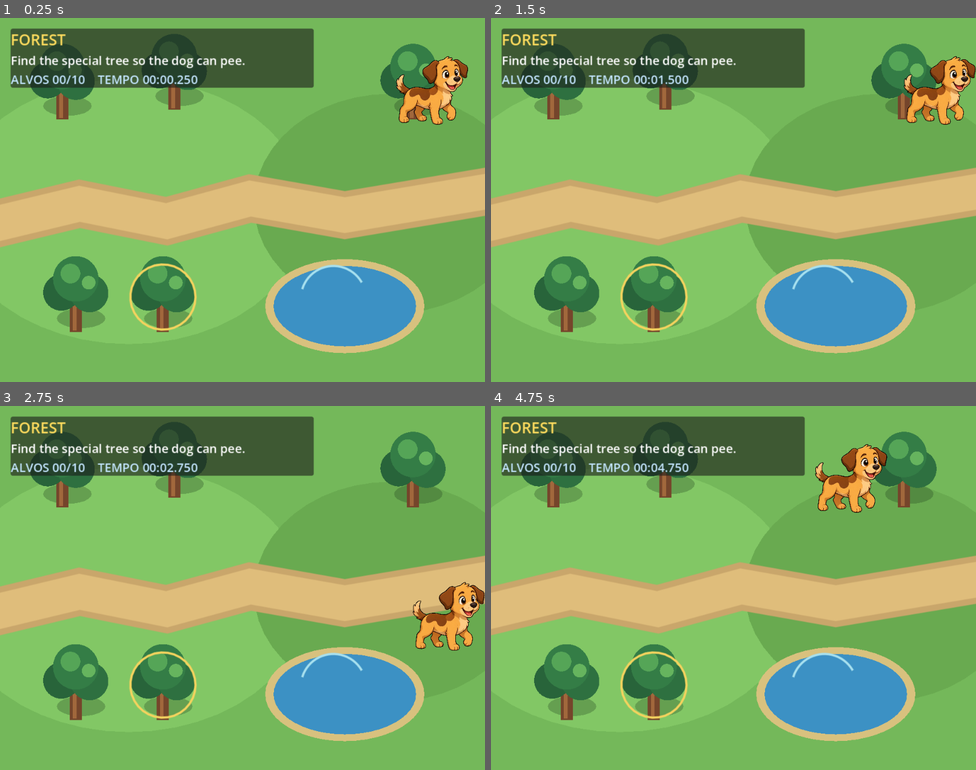
Above: before the commit, frames 1-4 (two rows, left to right).
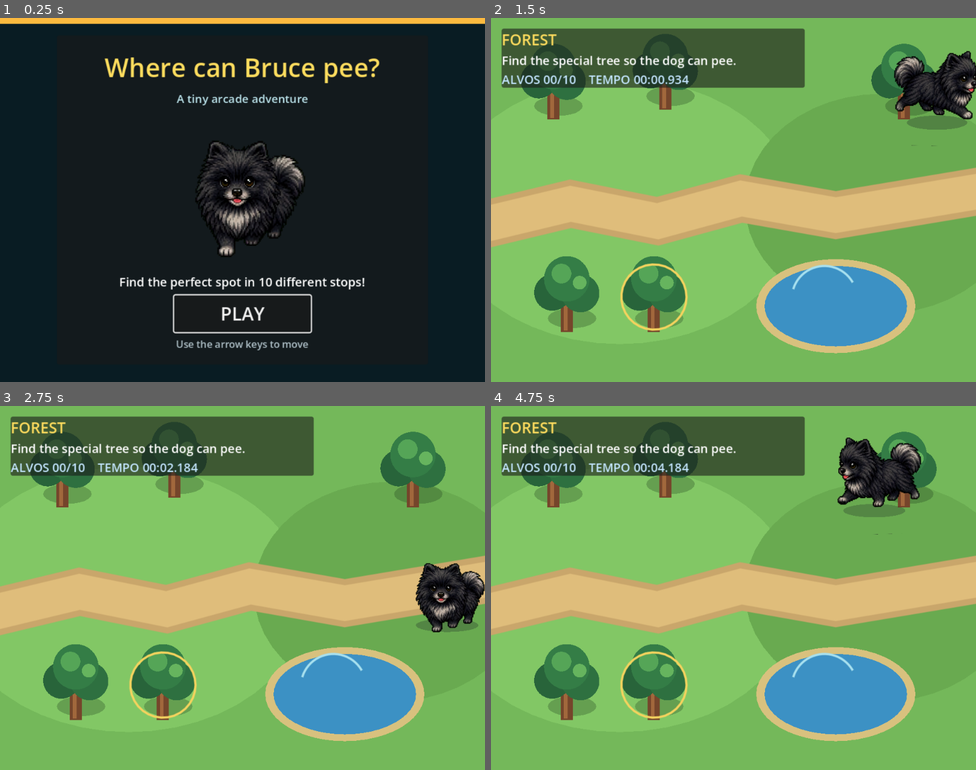
Above: after the commit, the same moments.

Repository: blnunes/myfirstgame
Game: Godot game, scene res://MainScene.tscn
Two runs of this game, one before a commit and one after it. Both use one fixed random seed, a clock stepped at 60 frames per second and the inputs below.
Inputs (mouse positions are in pixels of both pictures, inside the frame that each line leads up to):
- Up to frame 1 (0.25 s): no input
- Up to frame 2 (1.5 s): click (733, 312) at 0.5 s, where only the run after the commit has a clickable "PLAY"; hold Right (ui_right) from 1.28 s (still down)
- Up to frame 3 (2.75 s): release Right (ui_right) at 2.03 s; hold Down (ui_down) from 2.03 s (still down)
- Up to frame 4 (4.75 s): release Down (ui_down) at 2.78 s; hold Right (ui_right) 2.78-3.53 s; hold Up (ui_up) 3.53-4.28 s; hold Left (ui_left) from 4.28 s (still down)

The runs differ from the first frame. In frame 1, 100% of the frame differs, in the area x 0-100%, y 0-100%; in frame 2, 2.8%; in frame 3, 2.7%; in frame 4, 3.3%.

Commit message:
Implementing bruce dog walking

Diff:
--- a/MainScene.tscn
+++ b/MainScene.tscn
@@ -1,10 +1,17 @@
-[gd_scene load_steps=5 format=3]
+[gd_scene load_steps=9 format=3]
 [ext_resource type="Script" path="res://scripts/main_scene.gd" id="1_main"]
 [ext_resource type="Script" path="res://scripts/player.gd" id="1_player"]
 [ext_resource type="Script" path="res://scripts/player_accessories.gd" id="3_accessories"]
+[ext_resource type="Script" path="res://scripts/player_visual_controller.gd" id="4_visual_controller"]
+[ext_resource type="Script" path="res://scripts/player_shadow.gd" id="5_shadow"]
+[ext_resource type="Texture2D" path="res://assets/characters/dog/spritesheets/dog_walk_v2.png" id="6_bruce_sheet"]
 
 [sub_resource type="RectangleShape2D" id="RectangleShape2D_player"]
 size = Vector2(100, 100)
+
+[sub_resource type="AtlasTexture" id="AtlasTexture_bruce_cover"]
+atlas = ExtResource("6_bruce_sheet")
+region = Rect2(0, 0, 313, 313)
 
 [node name="MainScene" type="Node2D"]
 script = ExtResource("1_main")
@@ -13,16 +20,24 @@
 position = Vector2(320, 260)
 script = ExtResource("1_player")
 
-[node name="DogSprite" type="Sprite2D" parent="Player"]
-z_index = 10
-position = Vector2(0, -2)
-scale = Vector2(0.1, 0.1)
-
 [node name="CollisionShape2D" type="CollisionShape2D" parent="Player"]
 shape = SubResource("RectangleShape2D_player")
 
-[node name="Accessories" type="Node2D" parent="Player"]
-z_index = 11
+[node name="Shadow" type="Node2D" parent="Player"]
+z_index = 9
+position = Vector2(0, 38)
+script = ExtResource("5_shadow")
+
+[node name="VisualRoot" type="Node2D" parent="Player"]
+z_index = 10
+script = ExtResource("4_visual_controller")
+
+[node name="DogSprite" type="AnimatedSprite2D" parent="Player/VisualRoot"]
+position = Vector2(0, -2)
+scale = Vector2(0.4, 0.4)
+
+[node name="Accessories" type="Node2D" parent="Player/VisualRoot"]
+z_index = 1
 script = ExtResource("3_accessories")
 
 [node name="Interface" type="CanvasLayer" parent="."]
@@ -135,4 +150,89 @@
 
 [node name="RestartButton" type="Button" parent="Interface/EndGameOverlay/ResultsPanel/ResultsContent"]
 layout_mode = 2
-text = "JOGAR NOVAMENTE"
+text = "VOLTAR AO INICIO"
+
+[node name="StartOverlay" type="ColorRect" parent="Interface"]
+anchors_preset = 15
+anchor_right = 1.0
+anchor_bottom = 1.0
+grow_horizontal = 2
+grow_vertical = 2
+color = Color(0.0352941, 0.109804, 0.137255, 1)
+
+[node name="AccentTop" type="ColorRect" parent="Interface/StartOverlay"]
+layout_mode = 0
+anchor_right = 1.0
+offset_bottom = 8.0
+grow_horizontal = 2
+color = Color(0.988235, 0.729412, 0.247059, 1)
+
+[node name="StartPanel" type="PanelContainer" parent="Interface/StartOverlay"]
+layout_mode = 1
+anchors_preset = 8
+anchor_left = 0.5
+anchor_top = 0.5
+anchor_right = 0.5
+anchor_bottom = 0.5
+offset_left = -245.0
+offset_top = -215.0
+offset_right = 245.0
+offset_bottom = 215.0
+grow_horizontal = 2
+grow_vertical = 2
+
+[node name="StartMargin" type="MarginContainer" parent="Interface/StartOverlay/StartPanel"]
+layout_mode = 2
+theme_override_constants/margin_left = 24
+theme_override_constants/margin_top = 18
+theme_override_constants/margin_right = 24
+theme_override_constants/margin_bottom = 18
+
+[node name="StartContent" type="VBoxContainer" parent="Interface/StartOverlay/StartPanel/StartMargin"]
+layout_mode = 2
+theme_override_constants/separation = 7
+alignment = 1
+
+[node name="TitleLabel" type="Label" parent="Interface/StartOverlay/StartPanel/StartMargin/StartContent"]
+layout_mode = 2
+theme_override_colors/font_color = Color(1, 0.866667, 0.368627, 1)
+theme_override_font_sizes/font_size = 34
+text = "Where can Bruce pee?"
+horizontal_alignment = 1
+
+[node name="SubtitleLabel" type="Label" parent="Interface/StartOverlay/StartPanel/StartMargin/StartContent"]
+layout_mode = 2
+theme_override_colors/font_color = Color(0.741176, 0.898039, 0.929412, 1)
+theme_override_font_sizes/font_size = 15
+text = "A tiny arcade adventure"
+horizontal_alignment = 1
+
+[node name="BruceFrame" type="CenterContainer" parent="Interface/StartOverlay/StartPanel/StartMargin/StartContent"]
+custom_minimum_size = Vector2(0, 205)
+layout_mode = 2
+
+[node name="BruceImage" type="TextureRect" parent="Interface/StartOverlay/StartPanel/StartMargin/StartContent/BruceFrame"]
+custom_minimum_size = Vector2(205, 205)
+layout_mode = 2
+texture = SubResource("AtlasTexture_bruce_cover")
+expand_mode = 1
+stretch_mode = 5
+
+[node name="TaglineLabel" type="Label" parent="Interface/StartOverlay/StartPanel/StartMargin/StartContent"]
+layout_mode = 2
+text = "Find the perfect spot in 10 different stops!"
+horizontal_alignment = 1
+
+[node name="PlayButton" type="Button" parent="Interface/StartOverlay/StartPanel/StartMargin/StartContent"]
+custom_minimum_size = Vector2(180, 48)
+layout_mode = 2
+size_flags_horizontal = 4
+theme_override_font_sizes/font_size = 24
+text = "PLAY"
+
+[node name="ControlsLabel" type="Label" parent="Interface/StartOverlay/StartPanel/StartMargin/StartContent"]
+layout_mode = 2
+theme_override_colors/font_color = Color(0.690196, 0.756863, 0.788235, 1)
+theme_override_font_sizes/font_size = 13
+text = "Use the arrow keys to move"
+horizontal_alignment = 1
--- a/scripts/main_scene.gd
+++ b/scripts/main_scene.gd
@@ -13,6 +13,7 @@
 @onready var scenario_label: Label = $Interface/MarginContainer/PanelContainer/Content/ScenarioLabel
 @onready var instruction_label: Label = $Interface/MarginContainer/PanelContainer/Content/InstructionLabel
 @onready var stats_label: Label = $Interface/MarginContainer/PanelContainer/Content/StatsLabel
+@onready var hud: MarginContainer = $Interface/MarginContainer
 @onready var end_game_overlay: ColorRect = $Interface/EndGameOverlay
 @onready var final_time_label: Label = $Interface/EndGameOverlay/ResultsPanel/ResultsContent/FinalTimeLabel
 @onready var qualification_label: Label = $Interface/EndGameOverlay/ResultsPanel/ResultsContent/QualificationLabel
@@ -22,6 +23,8 @@
 @onready var validation_label: Label = $Interface/EndGameOverlay/ResultsPanel/ResultsContent/ValidationLabel
 @onready var leaderboard_label: Label = $Interface/EndGameOverlay/ResultsPanel/ResultsContent/LeaderboardLabel
 @onready var restart_button: Button = $Interface/EndGameOverlay/ResultsPanel/ResultsContent/RestartButton
+@onready var start_overlay: ColorRect = $Interface/StartOverlay
+@onready var play_button: Button = $Interface/StartOverlay/StartPanel/StartMargin/StartContent/PlayButton
 
 var current_scenario: BaseScenario
 var current_scenario_index := 0
@@ -43,8 +46,9 @@
     initials_input.text_changed.connect(_on_initials_text_changed)
     initials_input.text_submitted.connect(_on_initials_text_submitted)
     submit_score_button.pressed.connect(_submit_score)
-    restart_button.pressed.connect(_start_new_game)
-    _start_new_game()
+    restart_button.pressed.connect(_show_start_screen)
+    play_button.pressed.connect(_start_new_game)
+    _show_start_screen()
 
 
 func _process(_delta: float) -> void:
@@ -58,13 +62,29 @@
     game_running = true
     is_changing_scenario = false
     scenario_bag.clear()
+    start_overlay.hide()
     end_game_overlay.hide()
+    hud.show()
+    player.show()
     initials_input.release_focus()
     initials_input.text = ""
     player.set_movement_enabled(true)
     _load_scenario(0)
     session_start_msec = Time.get_ticks_msec()
     _update_stats_label()
+
+
+func _show_start_screen() -> void:
+    game_running = false
+    is_changing_scenario = false
+    player.set_movement_enabled(false)
+    player.set_space_helmet_visible(false)
+    player.hide()
+    hud.hide()
+    end_game_overlay.hide()
+    initials_input.release_focus()
+    start_overlay.show()
+    play_button.grab_focus()
 
 
 func _load_scenario(scenario_index: int) -> void:
@@ -163,6 +183,8 @@
     initials_row.hide()
     restart_button.show()
     _update_leaderboard_label()
+    await get_tree().create_timer(0.9).timeout
+    _show_start_screen()
 
 
 func _sanitize_initials(value: String) -> String:
--- a/scripts/player.gd
+++ b/scripts/player.gd
@@ -1,46 +1,59 @@
 extends CharacterBody2D
 
+const WALK_SHEET_PATH := "res://assets/characters/dog/spritesheets/dog_walk_v2.png"
+const FALLBACK_DOG_PATH := "res://assets/characters/dog.png"
+const WALK_ANIMATION_ROWS := {
+    "walk_down": 0,
+    "walk_side": 2,
+    "walk_up": 3,
+}
+const WALK_FRAME_COLUMNS := 4
+const WALK_FRAME_ROWS := 4
+
 @export var speed: float = 260.0
+@export var acceleration: float = 1450.0
+@export var deceleration: float = 1850.0
 @export var movement_bounds := Rect2(0.0, 0.0, 640.0, 480.0)
 
 @onready var collision_shape: CollisionShape2D = $CollisionShape2D
-@onready var dog_sprite: Sprite2D = $DogSprite
-@onready var accessories: PlayerAccessories = $Accessories
+@onready var dog_sprite: AnimatedSprite2D = $VisualRoot/DogSprite
+@onready var accessories: PlayerAccessories = $VisualRoot/Accessories
+@onready var visual_controller: PlayerVisualController = $VisualRoot
 
 var movement_enabled := true
 
 
 func _ready() -> void:
     add_to_group("player")
-    var dog_image := Image.load_from_file("res://assets/characters/dog.png")
-    if dog_image.is_empty():
-        push_error("Nao foi possivel carregar a imagem do cao.")
-        return
-
-    dog_sprite.texture = ImageTexture.create_from_image(dog_image)
+    _load_dog_animations()
 
 
-func _physics_process(_delta: float) -> void:
+func _physics_process(delta: float) -> void:
     if not movement_enabled:
         velocity = Vector2.ZERO
+        visual_controller.set_motion(velocity, speed)
         return
 
     var input_vector = Vector2.ZERO
     input_vector.x = Input.get_action_strength("ui_right") - Input.get_action_strength("ui_left")
     input_vector.y = Input.get_action_strength("ui_down") - Input.get_action_strength("ui_up")
 
+    var target_velocity := Vector2.ZERO
     if input_vector != Vector2.ZERO:
-        input_vector = input_vector.normalized() * speed
+        target_velocity = input_vector.normalized() * speed
 
-    velocity = input_vector
+    var velocity_change_rate := acceleration if target_velocity != Vector2.ZERO else deceleration
+    velocity = velocity.move_toward(target_velocity, velocity_change_rate * delta)
     move_and_slide()
     _keep_inside_movement_bounds()
+    visual_controller.set_motion(velocity, speed)
 
 
 func set_movement_enabled(is_enabled: bool) -> void:
     movement_enabled = is_enabled
     if not movement_enabled:
         velocity = Vector2.ZERO
+        visual_controller.set_motion(velocity, speed)
 
 
 func set_space_helmet_visible(is_visible: bool) -> void:
@@ -49,6 +62,60 @@
 
 func play_pee_effect(target_position: Vector2) -> void:
     accessories.play_pee_effect(target_position)
+
+
+func _load_dog_animations() -> void:
+    var sheet_texture := load(WALK_SHEET_PATH) as Texture2D
+    if sheet_texture == null:
+        push_warning("Sprite sheet do cao indisponivel; usando imagem estatica.")
+        _load_static_fallback()
+        return
+
+    if sheet_texture.get_width() % WALK_FRAME_COLUMNS != 0 or sheet_texture.get_height() % WALK_FRAME_ROWS != 0:
+        push_error("Sprite sheet do cao precisa ter uma grade 4 x 4 exata.")
+        _load_static_fallback()
+        return
+
+    var frame_size := Vector2i(
+        sheet_texture.get_width() / WALK_FRAME_COLUMNS,
+        sheet_texture.get_height() / WALK_FRAME_ROWS
+    )
+    var sprite_frames := SpriteFrames.new()
+    sprite_frames.remove_animation("default")
+
+    for animation_name: String in WALK_ANIMATION_ROWS:
+        sprite_frames.add_animation(animation_name)
+        sprite_frames.set_animation_loop(animation_name, true)
+        sprite_frames.set_animation_speed(animation_name, 8.0)
+
+        var row: int = WALK_ANIMATION_ROWS[animation_name]
+        for frame_index in WALK_FRAME_COLUMNS:
+            var atlas_frame := AtlasTexture.new()
+            atlas_frame.atlas = sheet_texture
+            atlas_frame.region = Rect2i(
+                frame_index * frame_size.x,
+                row * frame_size.y,
+                frame_size.x,
+                frame_size.y
+            )
+            sprite_frames.add_frame(animation_name, atlas_frame)
+
+    dog_sprite.sprite_frames = sprite_frames
+    dog_sprite.animation = "walk_down"
+    dog_sprite.frame = 0
+
+
+func _load_static_fallback() -> void:
+    var dog_image := Image.load_from_file(FALLBACK_DOG_PATH)
+    if dog_image.is_empty():
+        push_error("Nao foi possivel carregar nenhuma imagem do cao.")
+        return
+
+    var sprite_frames := SpriteFrames.new()
+    sprite_frames.add_frame("default", ImageTexture.create_from_image(dog_image))
+    dog_sprite.sprite_frames = sprite_frames
+    dog_sprite.animation = "default"
+    dog_sprite.scale = Vector2(0.1, 0.1)
 
 
 func _keep_inside_movement_bounds() -> void:
--- a/scripts/player_accessories.gd
+++ b/scripts/player_accessories.gd
@@ -5,6 +5,7 @@
 const HELMET_RADIUS := 40.0
 
 var helmet_visible := false
+var helmet_center := HELMET_CENTER
 var pee_target := Vector2.ZERO
 var pee_effect_time := 0.0
 
@@ -21,6 +22,15 @@
     queue_redraw()
 
 
+func set_visual_direction(direction: String) -> void:
+    match direction:
+        "side":
+            helmet_center = HELMET_CENTER
+        "up", "down":
+            helmet_center = Vector2(0.0, -28.0)
+    queue_redraw()
+
+
 func play_pee_effect(global_target: Vector2) -> void:
     pee_target = to_local(global_target)
     pee_effect_time = 0.6
@@ -29,11 +39,11 @@
 
 func _draw() -> void:
     if helmet_visible:
-        draw_circle(HELMET_CENTER, HELMET_RADIUS, Color(0.55, 0.88, 1.0, 0.16))
-        draw_arc(HELMET_CENTER, HELMET_RADIUS, 0.0, TAU, 48, Color("a7e8ff"), 3.0, true)
-        draw_arc(HELMET_CENTER, 33.0, 3.55, 5.05, 18, Color(0.9, 0.98, 1.0, 0.8), 2.0, true)
-        draw_rect(Rect2(-12, 7, 62, 6), Color("d8e7ed"))
-        draw_rect(Rect2(-8, 13, 54, 4), Color("7189a3"))
+        draw_circle(helmet_center, HELMET_RADIUS, Color(0.55, 0.88, 1.0, 0.16))
+        draw_arc(helmet_center, HELMET_RADIUS, 0.0, TAU, 48, Color("a7e8ff"), 3.0, true)
+        draw_arc(helmet_center, 33.0, 3.55, 5.05, 18, Color(0.9, 0.98, 1.0, 0.8), 2.0, true)
+        draw_rect(Rect2(helmet_center + Vector2(-31, 35), Vector2(62, 6)), Color("d8e7ed"))
+        draw_rect(Rect2(helmet_center + Vector2(-27, 41), Vector2(54, 4)), Color("7189a3"))
 
     if pee_effect_time > 0.0:
         var direction := pee_target.normalized()
--- /dev/null
+++ b/scripts/player_shadow.gd
@@ -0,0 +1,12 @@
+extends Node2D
+
+const SHADOW_RADII := Vector2(37.0, 11.0)
+const POINT_COUNT := 32
+
+
+func _draw() -> void:
+    var points := PackedVector2Array()
+    for index in POINT_COUNT:
+        var angle := TAU * float(index) / float(POINT_COUNT)
+        points.append(Vector2(cos(angle) * SHADOW_RADII.x, sin(angle) * SHADOW_RADII.y))
+    draw_colored_polygon(points, Color(0.08, 0.1, 0.13, 0.3))
--- /dev/null
+++ b/scripts/player_visual_controller.gd
@@ -0,0 +1,114 @@
+class_name PlayerVisualController
+extends Node2D
+
+@export var maximum_speed := 260.0
+@export var idle_bob_height := 0.9
+@export var walk_bob_height := 1.8
+@export var maximum_tilt := 0.035
+@export var maximum_squash := 0.02
+@export var visual_response := 12.0
+@export var down_sprite_scale := 0.4
+@export var side_sprite_scale := 0.47
+@export var up_sprite_scale := 0.4
+
+@onready var dog_sprite: AnimatedSprite2D = $DogSprite
+@onready var accessories: PlayerAccessories = $Accessories
+@onready var shadow: Node2D = $"../Shadow"
+
+var motion_velocity := Vector2.ZERO
+var animation_phase := 0.0
+var facing_direction := 1.0
+var current_direction := "down"
+var target_sprite_scale := 0.4
+var accessories_base_scale := Vector2.ONE
+
+
+func _ready() -> void:
+    accessories_base_scale = accessories.scale
+
+
+func set_motion(new_velocity: Vector2, new_maximum_speed: float) -> void:
+    motion_velocity = new_velocity
+    maximum_speed = maxf(new_maximum_speed, 1.0)
+
+
+func _process(delta: float) -> void:
+    var movement_strength := clampf(motion_velocity.length() / maximum_speed, 0.0, 1.0)
+    var cadence := lerpf(2.2, 10.5, movement_strength)
+    animation_phase = fmod(animation_phase + delta * cadence, TAU)
+
+    _update_directional_animation(movement_strength)
+    _animate_body(delta, movement_strength)
+    _animate_shadow(delta, movement_strength)
+
+
+func _update_directional_animation(movement_strength: float) -> void:
+    if movement_strength < 0.03:
+        if dog_sprite.is_playing():
+            dog_sprite.pause()
+            dog_sprite.set_frame_and_progress(0, 0.0)
+        return
+
+    if absf(motion_velocity.x) > absf(motion_velocity.y):
+        current_direction = "side"
+        facing_direction = signf(motion_velocity.x)
+        target_sprite_scale = side_sprite_scale
+    elif motion_velocity.y < 0.0:
+        current_direction = "up"
+        facing_direction = 1.0
+        target_sprite_scale = up_sprite_scale
+    else:
+        current_direction = "down"
+        facing_direction = 1.0
+        target_sprite_scale = down_sprite_scale
+
+    var animation_name := "walk_%s" % current_direction
+    if dog_sprite.sprite_frames.has_animation(animation_name):
+        if dog_sprite.animation != animation_name:
+            dog_sprite.play(animation_name)
+        elif not dog_sprite.is_playing():
+            dog_sprite.play()
+        dog_sprite.speed_scale = lerpf(0.72, 1.18, movement_strength)
+
+    dog_sprite.flip_h = current_direction == "side" and facing_direction < 0.0
+    accessories.scale.x = accessories_base_scale.x * facing_direction
+    accessories.set_visual_direction(current_direction)
+
+
+func _animate_body(delta: float, movement_strength: float) -> void:
+    var smoothing := 1.0 - exp(-visual_response * delta)
+    var bob_height := lerpf(idle_bob_height, walk_bob_height, movement_strength)
+    var body_bob := sin(animation_phase) * bob_height
+    var foot_impact := (sin(animation_phase * 2.0) + 1.0) * 0.5 * movement_strength
+    var idle_breath := sin(animation_phase) * 0.012 * (1.0 - movement_strength)
+
+    var target_position := Vector2(0.0, body_bob)
+    var target_rotation := clampf(
+        motion_velocity.x / maximum_speed,
+        -1.0,
+        1.0
+    ) * maximum_tilt
+    var target_scale := Vector2(
+        1.0 + maximum_squash * foot_impact - idle_breath * 0.45,
+        1.0 - maximum_squash * foot_impact + idle_breath
+    )
+
+    position = position.lerp(target_position, smoothing)
+    rotation = lerp_angle(rotation, target_rotation, smoothing)
+    scale = scale.lerp(target_scale, smoothing)
+    dog_sprite.scale = dog_sprite.scale.lerp(Vector2.ONE * target_sprite_scale, smoothing)
+
+
+func _animate_shadow(delta: float, movement_strength: float) -> void:
+    var smoothing := 1.0 - exp(-visual_response * delta)
+    var lift := absf(sin(animation_phase))
+    var target_scale := Vector2(
+        lerpf(1.0, 1.14, movement_strength) - lift * 0.035,
+        lerpf(1.0, 0.82, movement_strength) - lift * 0.025
+    )
+    var target_position := Vector2(-motion_velocity.x / maximum_speed * 2.0, 38.0)
+    var target_opacity := lerpf(0.78, 1.0, 1.0 - lift * movement_strength)
+
+    shadow.scale = shadow.scale.lerp(target_scale, smoothing)
+    shadow.position = shadow.position.lerp(target_position, smoothing)
+    shadow.modulate.a = lerpf(shadow.modulate.a, target_opacity, smoothing)
--- /dev/null
+++ b/tests/dog_animation_smoke_test.gd
@@ -0,0 +1,62 @@
+extends SceneTree
+
+
+func _init() -> void:
+    call_deferred("_run")
+
+
+func _run() -> void:
+    var packed_scene := load("res://MainScene.tscn") as PackedScene
+    var main_scene: Node = packed_scene.instantiate()
+    root.add_child(main_scene)
+    await process_frame
+    await process_frame
+
+    var start_overlay := main_scene.get_node("Interface/StartOverlay") as ColorRect
+    var play_button := main_scene.get_node(
+        "Interface/StartOverlay/StartPanel/StartMargin/StartContent/PlayButton"
+    ) as Button
+    assert(start_overlay.visible)
+    play_button.pressed.emit()
+    await process_frame
+    await physics_frame
+    assert(not start_overlay.visible)
+
+    await _move_and_verify(main_scene, "ui_right", "walk_side", false, 2)
+    await _move_and_verify(main_scene, "ui_left", "walk_side", true, 2)
+    await _move_and_verify(main_scene, "ui_down", "walk_down", false, 0)
+    await _move_and_verify(main_scene, "ui_up", "walk_up", false, 3)
+    quit()
+
+
+func _move_and_verify(
+    main_scene: Node,
+    action: StringName,
+    expected_animation: StringName,
+    expected_flip: bool,
+    expected_sheet_row: int
+) -> void:
+    Input.action_press(action)
+    for _frame in 18:
+        await physics_frame
+        await process_frame
+
+    var dog_sprite := main_scene.get_node("Player/VisualRoot/DogSprite") as AnimatedSprite2D
+    assert(dog_sprite.animation == expected_animation)
+    assert(dog_sprite.is_playing())
+    assert(dog_sprite.frame > 0)
+    assert(dog_sprite.flip_h == expected_flip)
+    var frame_texture := dog_sprite.sprite_frames.get_frame_texture(
+        expected_animation,
+        dog_sprite.frame
+    ) as AtlasTexture
+    assert(frame_texture != null)
+    assert(frame_texture.region.position.y == expected_sheet_row * frame_texture.region.size.y)
+    print(
+        "OK ", action, ": ", dog_sprite.animation,
+        " frame=", dog_sprite.frame, " flip=", dog_sprite.flip_h
+    )
+
+    Input.action_release(action)
+    for _frame in 4:
+        await physics_frame
--- /dev/null
+++ b/tests/start_screen_smoke_test.gd
@@ -0,0 +1,56 @@
+extends SceneTree
+
+
+func _init() -> void:
+    call_deferred("_run")
+
+
+func _run() -> void:
+    var packed_scene := load("res://MainScene.tscn") as PackedScene
+    var main_scene: Node = packed_scene.instantiate()
+    root.add_child(main_scene)
+    await process_frame
+    await process_frame
+
+    var start_overlay := main_scene.get_node("Interface/StartOverlay") as ColorRect
+    var hud := main_scene.get_node("Interface/MarginContainer") as MarginContainer
+    var player := main_scene.get_node("Player") as CharacterBody2D
+    var play_button := main_scene.get_node(
+        "Interface/StartOverlay/StartPanel/StartMargin/StartContent/PlayButton"
+    ) as Button
+    var initials_input := main_scene.get_node(
+        "Interface/EndGameOverlay/ResultsPanel/ResultsContent/InitialsRow/InitialsInput"
+    ) as LineEdit
+
+    assert(start_overlay.visible)
+    assert(not hud.visible)
+    assert(not player.visible)
+    assert(not bool(main_scene.get("game_running")))
+    print("OK start screen blocks gameplay")
+
+    play_button.pressed.emit()
+    await process_frame
+    await physics_frame
+    assert(not start_overlay.visible)
+    assert(hud.visible)
+    assert(player.visible)
+    assert(bool(main_scene.get("game_running")))
+    print("OK PLAY starts gameplay")
+
+    main_scene.set("game_running", false)
+    main_scene.set("final_time_seconds", 12.345)
+    main_scene.get("leaderboard_store").entries.clear()
+    main_scene.call("_finish_game")
+    initials_input.text = "ABC"
+    main_scene.call("_submit_score")
+    await create_timer(1.0).timeout
+
+    assert(start_overlay.visible)
+    assert(not hud.visible)
+    assert(not player.visible)
+    assert(not bool(main_scene.get("game_running")))
+    var saved_entries: Array[Dictionary] = main_scene.get("leaderboard_store").get_entries()
+    assert(saved_entries.size() == 1)
+    assert(saved_entries[0]["initials"] == "ABC")
+    print("OK saved score returns to start screen")
+    quit()
Binary file added: assets/characters/dog/spritesheets/dog_walk_v1.png
Not shown, added: assets/characters/dog/spritesheets/dog_walk_v1.png.import
Binary file added: assets/characters/dog/spritesheets/dog_walk_v2.png
Not shown, added: assets/characters/dog/spritesheets/dog_walk_v2.png.import
Not shown, added: scripts/player_shadow.gd.uid
Not shown, added: scripts/player_visual_controller.gd.uid
Not shown, added: tests/dog_animation_smoke_test.gd.uid
Not shown, added: tests/start_screen_smoke_test.gd.uid
Not shown, changed: AGENTS.md
Not shown, changed: README.md
